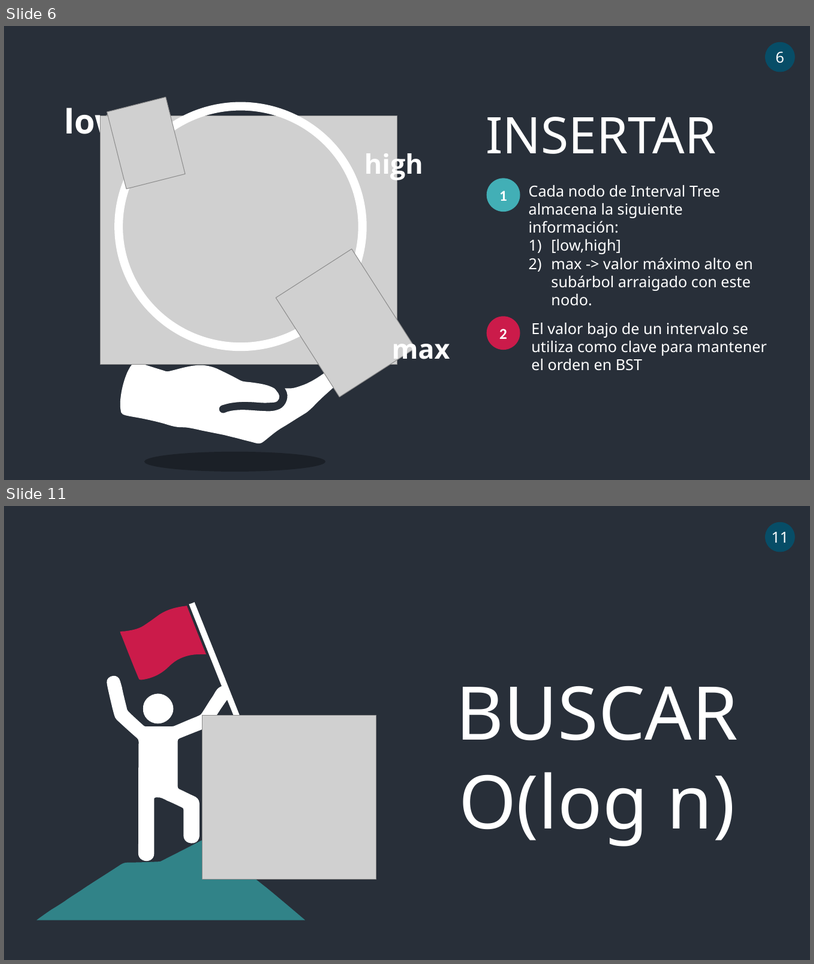
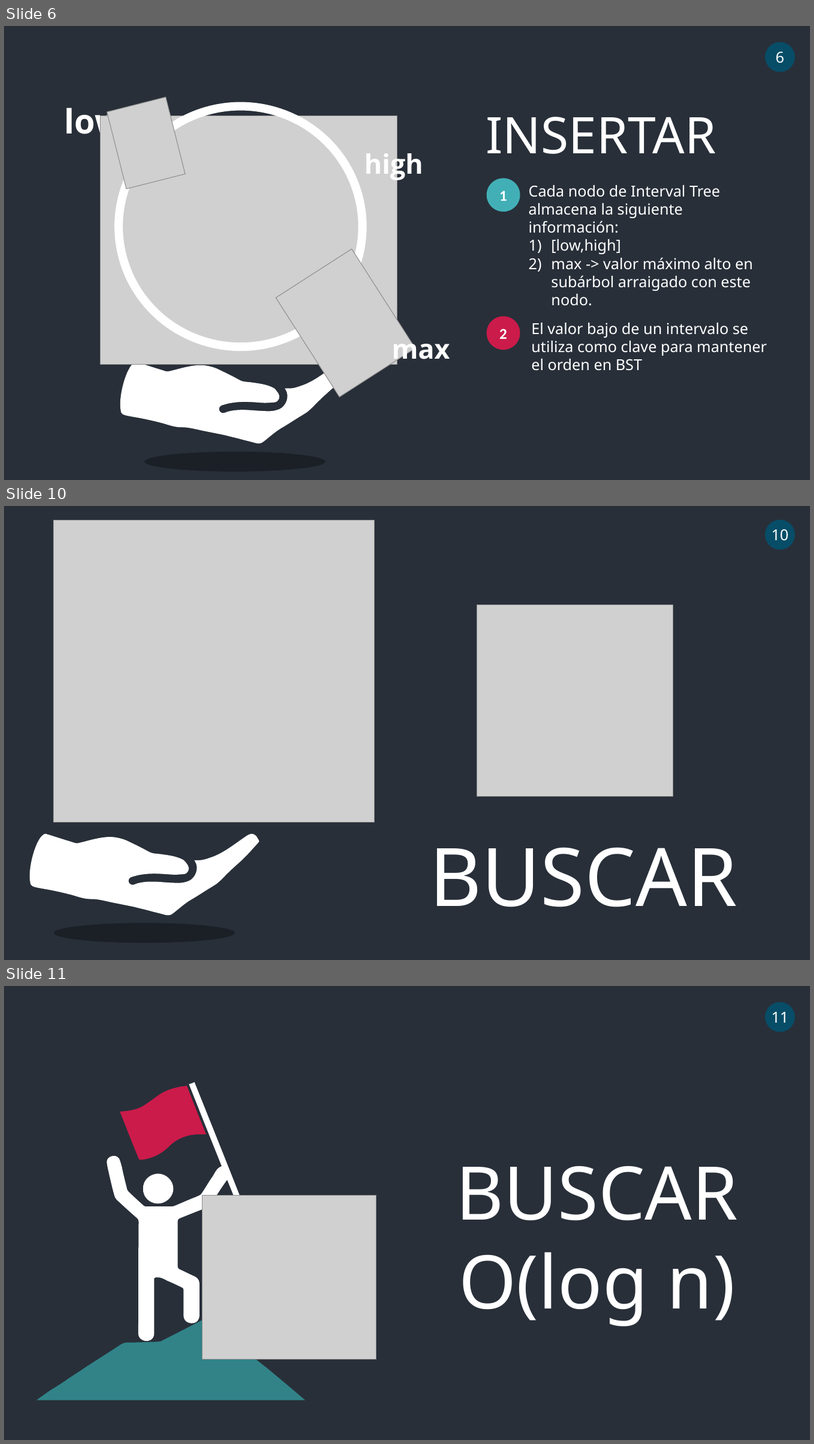
Before and after one commit to ElvisMinayaM/INTERVAL-TREE, a slide deck: INTERVAL TREE.pptx. Shown one above the other, each under a label of ours: slides 6 and 11 before the commit, slides 6, 10 and 11 after it; the slides between them are not shown. The pictures are 814x964 and 814x1444 pixels, drawn with LibreOffice and Linux fonts; fonts in the diff are those of the drawing; grey boxes stand for pictures. Boxes give left, top, right and bottom in pixels: in the first picture for what was removed or moved away, otherwise in the second. Text is boxed around its words. In the diff, an @@ line names an element or a change of style, - is before the commit and + after.

```diff
--- a/INTERVAL TREE.pptx
+++ b/INTERVAL TREE.pptx
@@ slide 10 added at (4, 506, 810, 960), background #282F39 @@
@@ picture added at (54, 520, 374, 822) @@
@@ ellipse added at (765, 520, 795, 550), fill #074D67, 18 pt, text #FFFFFF @@
+10
@@ picture added at (477, 604, 673, 796) @@
@@ freeform shape added at (29, 832, 260, 915), fill #FFFFFF @@
@@ text added at (429, 847, 738, 907), 96 pt, text #FFFFFF @@
+BUSCAR
@@ ellipse added at (54, 923, 235, 943), fill #000000 at 30% opacity @@
```
Also in this commit, not shown: 2 slides changed, 4 other slides added, 4 slides removed.
